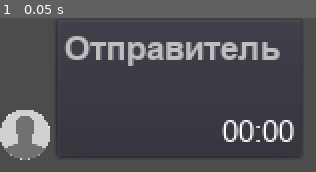
Above: before the commit, frame 1.
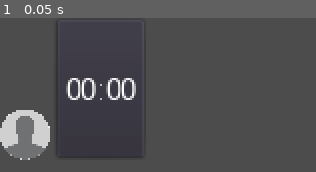
Above: after the commit, the same moment.

Repository: LeshaLukash/The-Chat-Prototype
Game: Godot game, scene res://message.tscn
Same seed, same stepped clock (60 frames per second), same inputs: the game is played once before the commit and once after it.
Inputs:
- Up to frame 1 (0.05 s): no input

The runs differ from the first frame. In frame 1, 8.9% of the frame differs, in the area x 20-95%, y 11-91%.
Error after the commit: Invalid get index 'default' (on base: 'Dictionary'). (res://avatars/avatars_db.gd:42)

Commit message:
Message
Добавил функцию задания содержимого сообщения.
Начал внедрять функционал поддержания цепочек сообщения, в частности, скрытие имени отправителя по макеру

Diff:
--- a/message.gd
+++ b/message.gd
@@ -30,9 +30,20 @@
 export (bool) var is_edited = false setget set_edited
 # Маркер, является ли сообщение ответом "игрока"
 export (bool) var is_player_reply = false
+# Маркер, скрыть или показать имя отправителя
+export (bool) var is_sender_name_visible = true setget set_sender_name_visible
+# Текстура аватарки
+export (StreamTexture) var avatar_texture = AvatarsDB.get_avatar("default")
 
-# Текстура аватарки
-var avatar_texture
+
+# Задать содержимое сообщения
+func init_message(_sender: String, _text: String, _time: String):
+	sender = _sender
+	text = _text
+	time = _time
+	avatar_texture = AvatarsDB.get_avatar(_sender)
+	update_message()
+
 
 # Обновить содержимое сообщения
 func update_message() -> void:
@@ -41,17 +52,29 @@
 	var text_formatted: String = $TextFormatter.format_text(text, LINE_MAX_LENGTH, text_font)
 	var time_formatted: String = TIME_TAGS_START + get_time_status() + TIME_TAGS_END
 
-	# Обновляем содержимое сообщения и подгоняем его под размеры
-	get_node("%Text").bbcode_text = sender_formatted + '\n' + text_formatted + '\n' + time_formatted
+	# Обновляем содержимое сообщения и подгоняем его под текст
+	get_node("%Avatar").texture_normal = avatar_texture
+
+	if is_sender_name_visible:
+		get_node("%Text").bbcode_text = sender_formatted + '\n' + text_formatted + '\n' +\
+				time_formatted
+	else:
+		get_node("%Text").bbcode_text = text_formatted + '\n' + time_formatted
+
 	get_node("%Text").rect_min_size.x = calc_message_width(text_formatted)
 	get_node("%Text").rect_size.x = get_node("%Text").rect_min_size.x
 	get_node("%Panel").rect_size.x = 0.0
-	update()
 
 
 # Вычислить ширину сообщения, в зависимости от размера содержимого
 func calc_message_width(text_formatted: String) -> int:
-	var sender_length: int = $TextFormatter.get_line_pixel_length(sender, sender_font)
+
+	var sender_length: int
+	if is_sender_name_visible:
+		sender_length = $TextFormatter.get_line_pixel_length(sender, sender_font)
+	else:
+		sender_length = 0
+
 	var text_longest_line: String = $TextFormatter.get_longest_text_line(text_formatted, text_font)
 	var text_length: int = $TextFormatter.get_line_pixel_length(text_longest_line, text_font)
 	var time_length: int = $TextFormatter.get_line_pixel_length(get_time_status(), time_font)
@@ -99,6 +122,13 @@
 		update_message()
 
 
+func set_sender_name_visible(value: bool):
+	is_sender_name_visible = value
+	if get_node_or_null("TextFormatter") != null:
+		update_message()
+
+
+
 #################### СИГНАЛЫ ####################
 func _on_Avatar_pressed():
 	print("Аватарка отправителя была нажата")
--- a/message.tscn
+++ b/message.tscn
@@ -14,9 +14,11 @@
 "_edit_group_": true,
 "_edit_lock_": true
 }
+is_sender_name_visible = false
+avatar_texture = ExtResource( 3 )
 
 [node name="HBoxContainer" type="HBoxContainer" parent="."]
-margin_right = 243.0
+margin_right = 117.0
 margin_bottom = 113.0
 
 [node name="Avatar" type="TextureButton" parent="HBoxContainer"]
@@ -32,7 +34,7 @@
 [node name="Panel" type="PanelContainer" parent="HBoxContainer"]
 unique_name_in_owner = true
 margin_left = 44.0
-margin_right = 243.0
+margin_right = 117.0
 margin_bottom = 113.0
 size_flags_horizontal = 3
 theme = ExtResource( 1 )
@@ -41,16 +43,13 @@
 unique_name_in_owner = true
 margin_left = 7.0
 margin_top = 7.0
-margin_right = 192.0
+margin_right = 66.0
 margin_bottom = 106.0
-rect_min_size = Vector2( 185, 0 )
 rect_clip_content = false
 bbcode_enabled = true
-bbcode_text = "[color=silver][font=fonts/arial_sender_name.tres]Отправитель[/font][/color]
-
+bbcode_text = "
 [right][font=fonts/arial_time.tres]00:00[/font][/right]"
-text = "Отправитель
-
+text = "
 00:00"
 fit_content_height = true
 scroll_active = false
